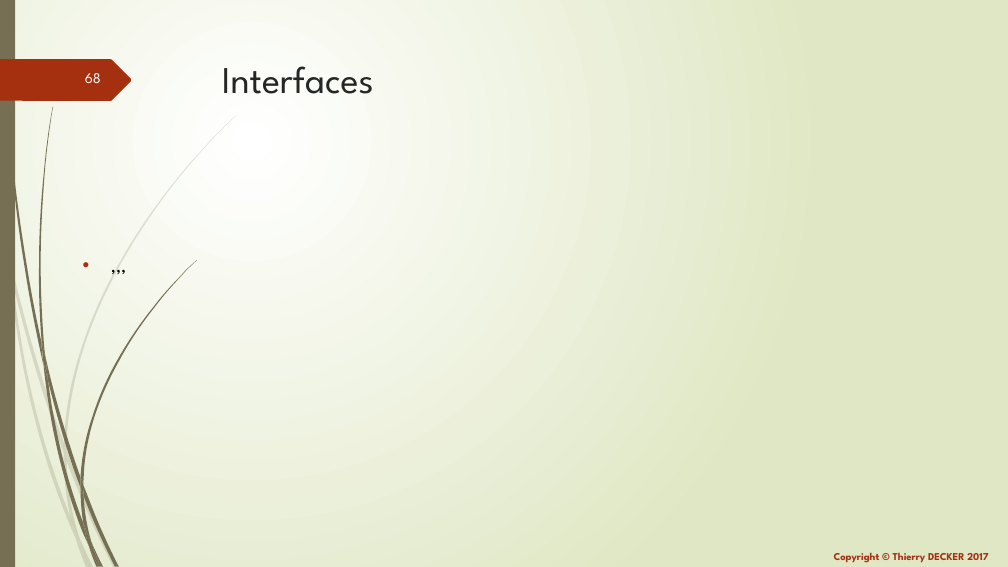
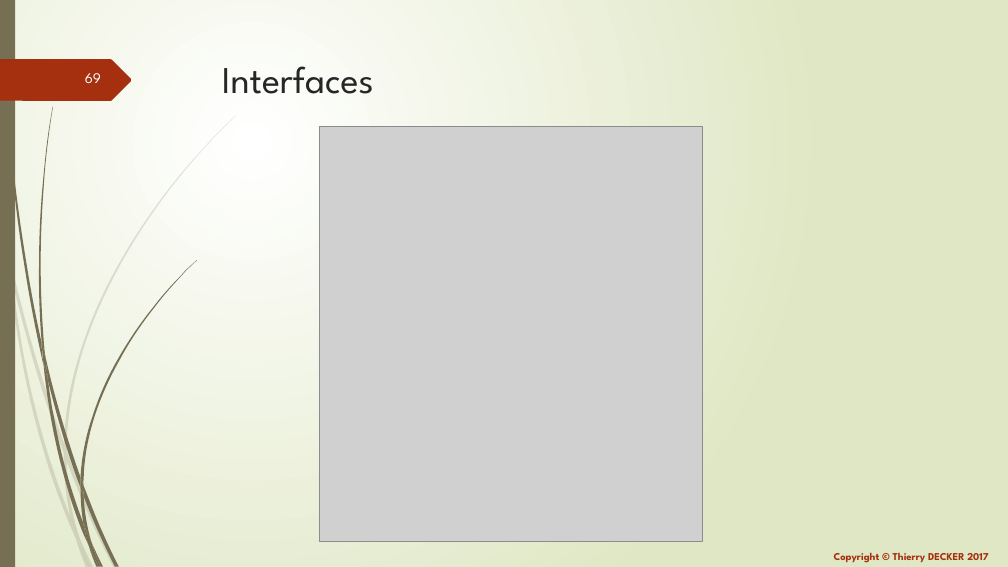
Before and after one commit to thierrydecker/learning-go, a slide deck: slide 69 of documentations/learning-go.pptx (slide 68 before the commit). Drawn at 1008x567 pixels with LibreOffice and Linux fonts; fonts in the diff are those of the drawing; grey boxes stand for pictures. Boxes give left, top, right and bottom in pixels: in the first picture for what was removed or moved away, otherwise in the second. Text is boxed around its words. In the diff, an @@ line names an element or a change of style, - is before the commit and + after.

Commit message:
Updated interfaces documentaion

```diff
--- a/documentations/learning-go.pptx
+++ b/documentations/learning-go.pptx
@@ page number at (x1=85, y1=73, x2=101, y2=83): text changed @@
-68
+69
@@ text removed at (x1=75, y1=129, x2=951, y2=402) @@
-• ,,,
@@ picture added at (x1=320, y1=126, x2=702, y2=541) @@
```
Also in this commit, not shown: 3 slides added, 1 other file.
